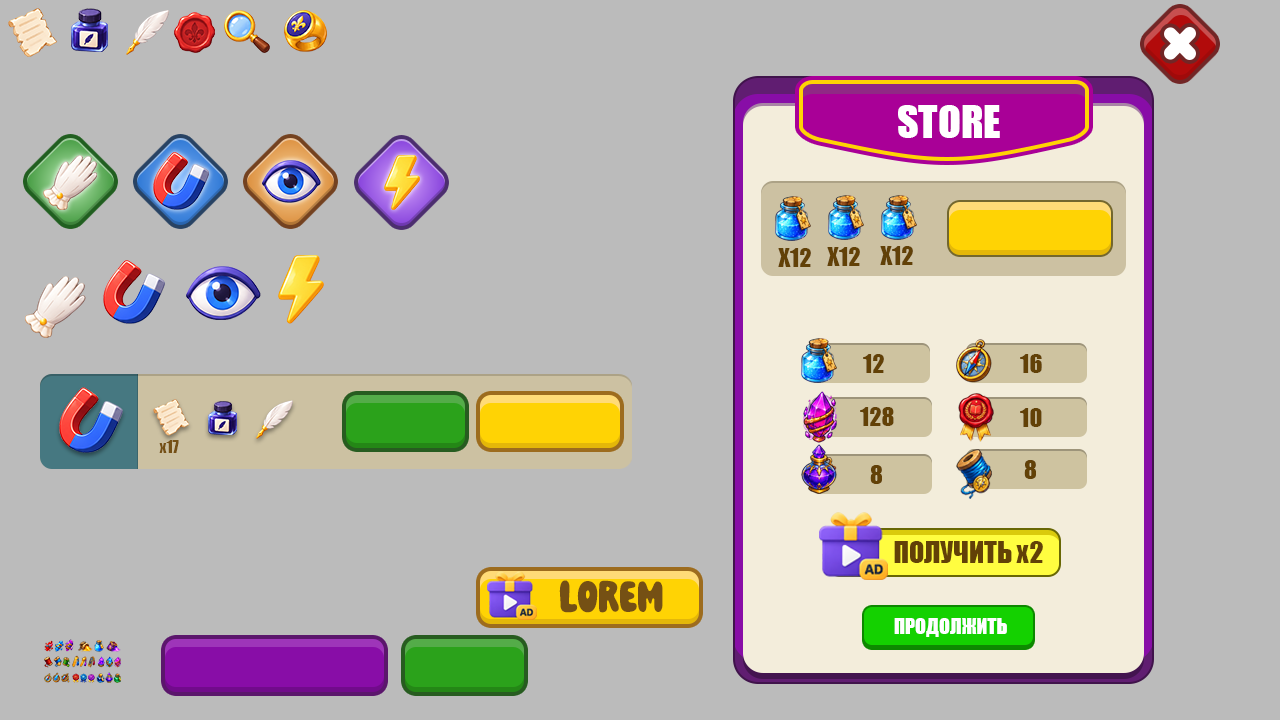
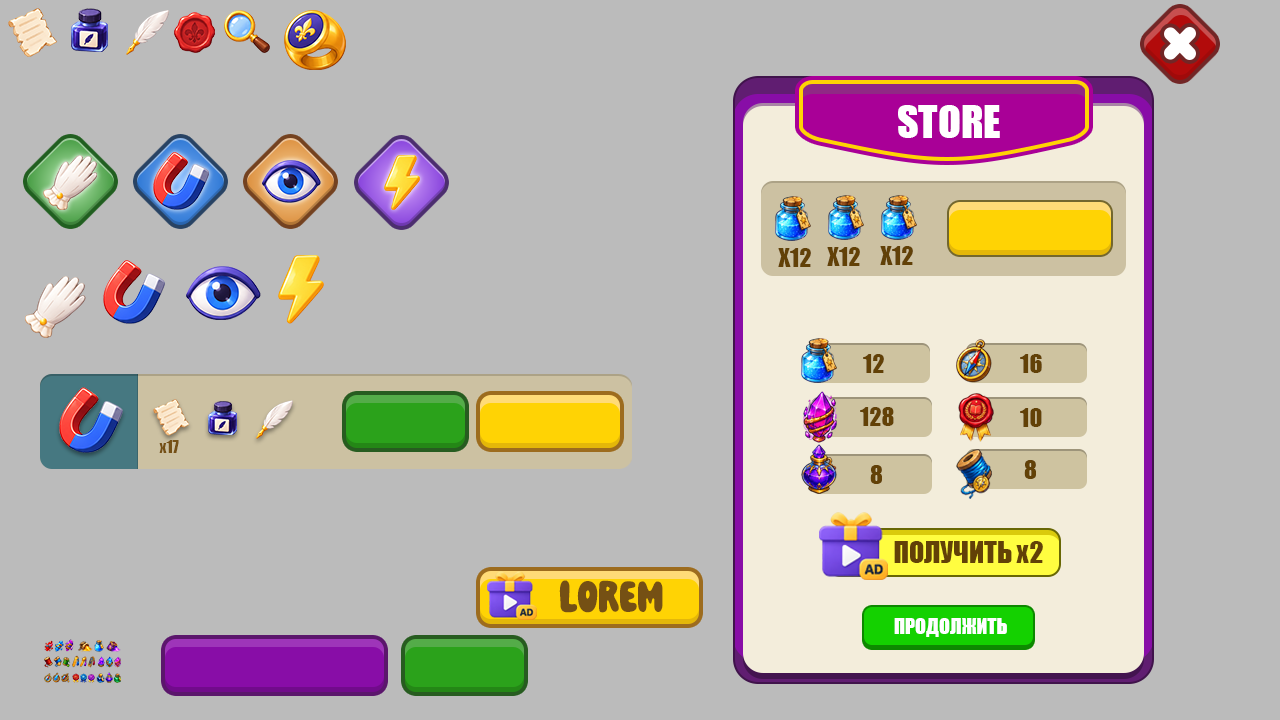
Layer changes from the first (1280, 720) image to the second:
painted on "Layer 16" over bbox(284, 10, 346, 70)
